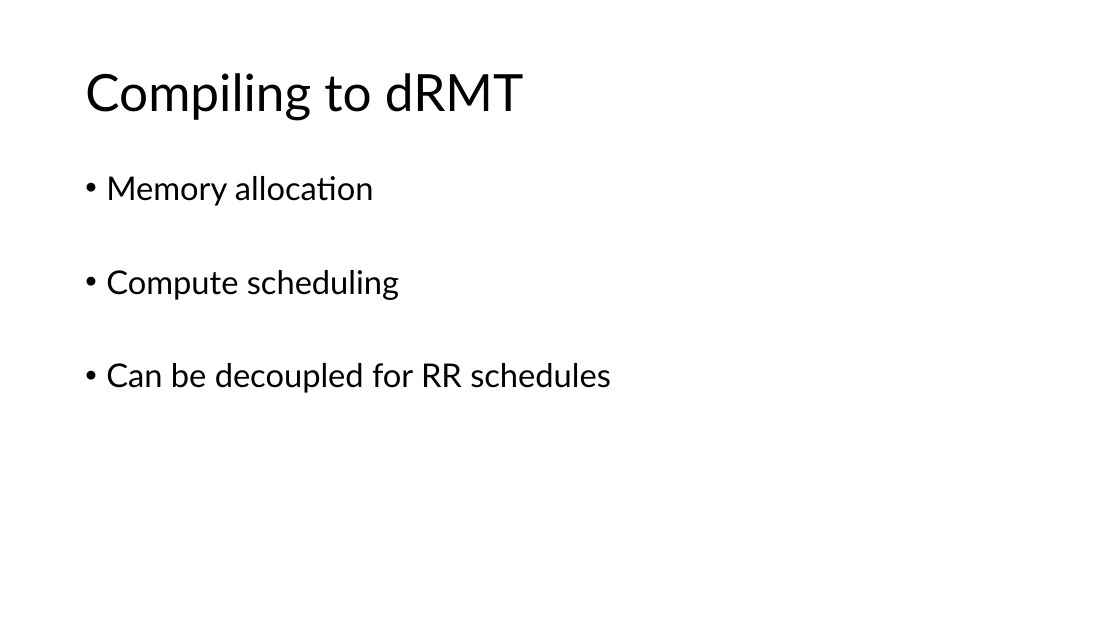
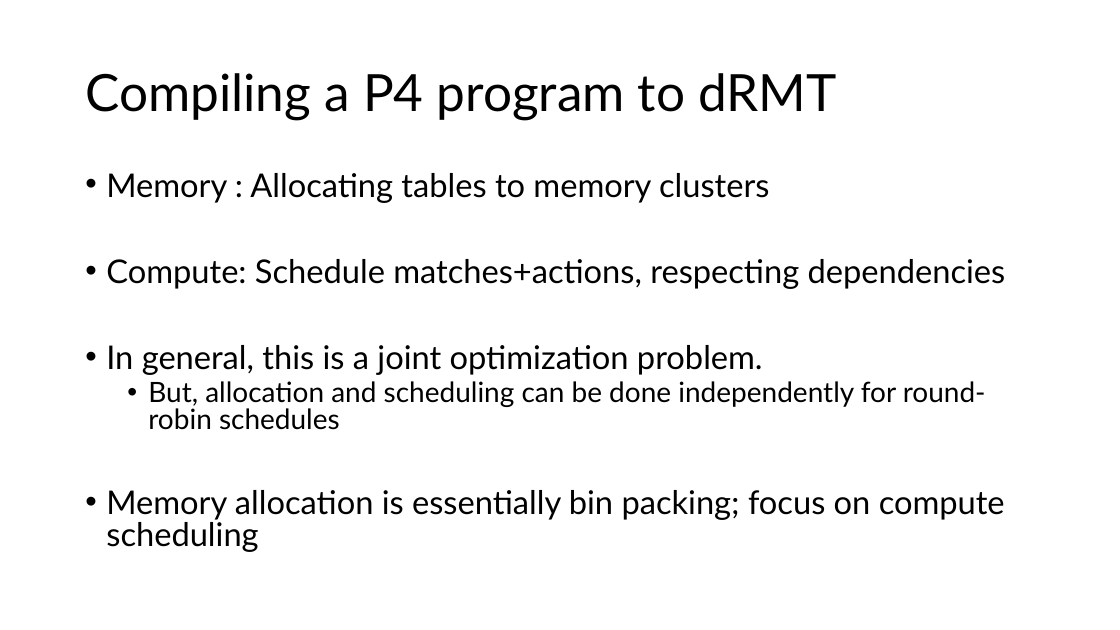
Before and after one commit to anirudhSK/drmt_talk, a slide deck: slide 13 of drmt.pptx. Drawn at 1120x630 pixels with LibreOffice and Linux fonts; fonts in the diff are those of the drawing. Boxes give left, top, right and bottom in pixels: in the first picture for what was removed or moved away, otherwise in the second. Text is boxed around its words. In the diff, an @@ line names an element or a change of style, - is before the commit and + after.

```diff
--- a/drmt.pptx
+++ b/drmt.pptx
@@ title at [85,73,836,120]: text changed @@
-Compiling to dRMT
+Compiling a P4 program to dRMT
@@ text at [106,173,1006,552]: text changed @@
-• Memory allocation
-• Compute scheduling
-• Can be decoupled for RR schedules
+• Memory : Allocating tables to memory clusters
+• Compute: Schedule matches+actions, respecting dependencies
+• In general, this is a joint optimization problem.
+  • But, allocation and scheduling can be done independently for round-robin schedules
+• Memory allocation is essentially bin packing; focus on compute scheduling
```
Also in this commit, not shown: 3 other slides changed.
